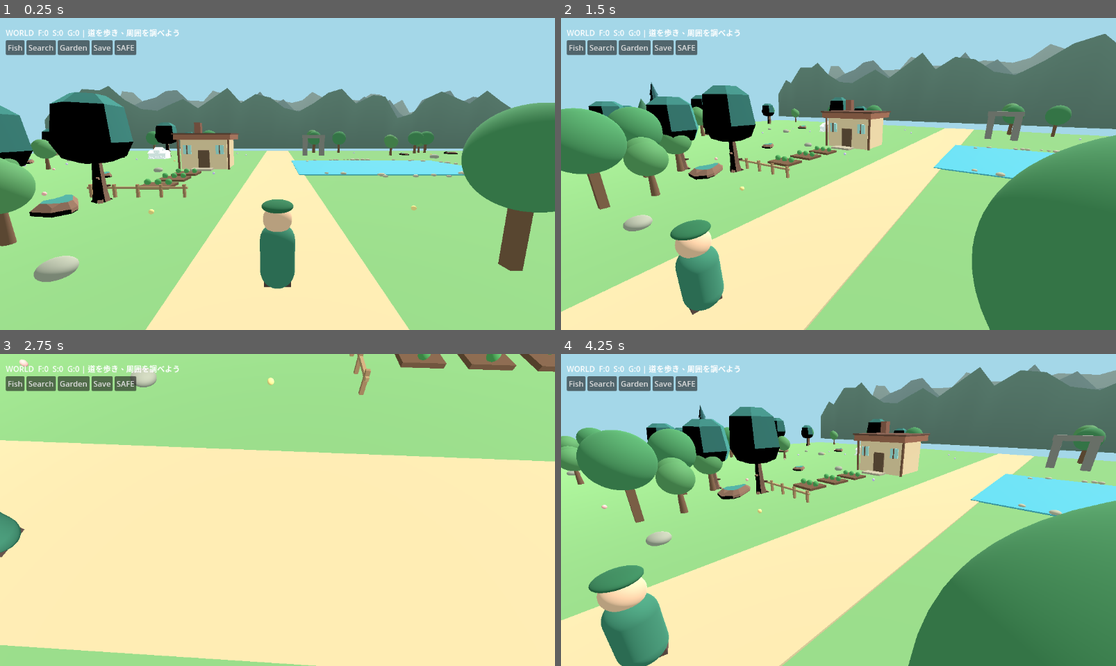
Above: before the commit, frames 1-4 (two rows, left to right).
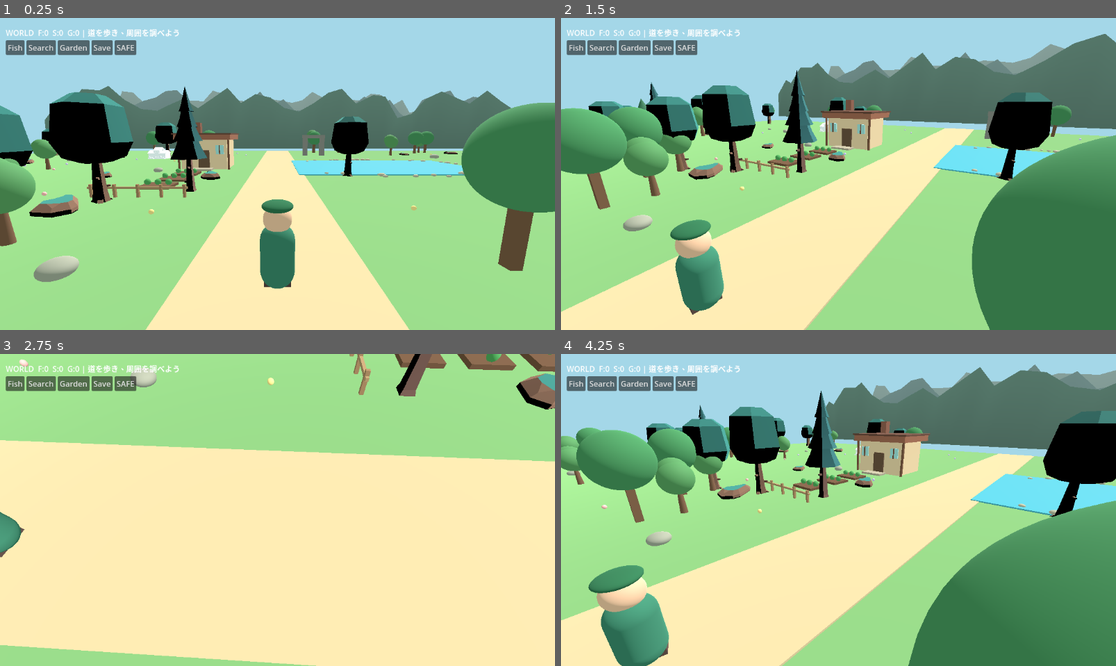
Above: after the commit, the same moments.

Repository: koji06ochi-ship-it/SUG-WORLD-3D
Game: Godot game, scene res://main.tscn
The game is run twice, just before and just after one commit, with the same random seed, the same clock (stepped at 60 frames per second) and the same inputs.
Inputs (mouse positions are in pixels of both pictures, inside the frame that each line leads up to):
- Up to frame 1 (0.25 s): no input
- Up to frame 2 (1.5 s): move the mouse to (960, 158) at 0.52 s; hold D 0.53-1.25 s; click (960, 158) at 0.67 s; drag from (727, 189) to (810, 236) at 1.27 s
- Up to frame 3 (2.75 s): move the mouse to (333, 441) at 2.02 s; hold D from 2.03 s (still down)
- Up to frame 4 (4.25 s): release D at 2.75 s; drag from (810, 572) to (672, 463) at 2.77 s; move the mouse to (1005, 556) at 3.52 s; hold A from 3.53 s (still down)

The runs differ from the first frame. In frame 1, 1.7% of the frame differs, in the area x 30-67%, y 21-56%; in frame 2, 2.8%; in frame 3, 1.0%; in frame 4, 3.8%, in the area x 43-100%, y 11-53%.

Commit message:
Make real imported Kenney models visible beside start path

Diff:
--- a/world_asset_library.gd
+++ b/world_asset_library.gd
@@ -27,6 +27,10 @@
     var root := Node3D.new()
     root.name = "KenneyCC0Models"
     parent.add_child(root)
+    # Visible GLB showcase along the starting route, clear of the walkable corridor.
+    _spawn(root, TREE_PINE, Vector3(5.8, 0, 10), 4.5)
+    _spawn(root, TREE_OAK, Vector3(-6.5, 0, 16), 4.5)
+    _spawn(root, ROCK, Vector3(5.8, 0, 15), 2.2)
     # Real mesh assets; leave gameplay paths and lake clear.
     var rng := RandomNumberGenerator.new()
     rng.seed = 20261103
